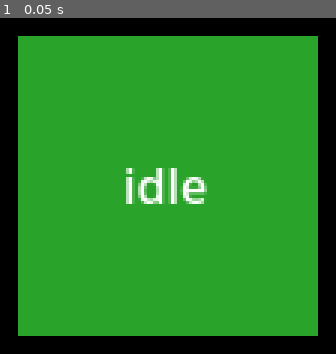
Above: before the commit, frame 1.
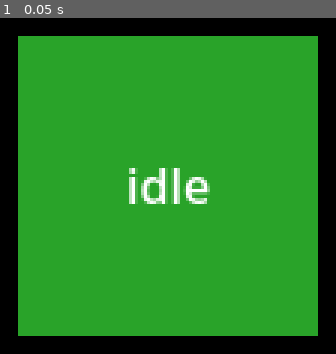
Above: after the commit, the same moment.

Repository: Gopher697/gopher-bot
Game: Godot game, scene res://main.tscn
Two runs of this game, one before a commit and one after it. Both use one fixed random seed, a clock stepped at 60 frames per second and the inputs below.
Inputs:
- Up to frame 1 (0.05 s): no input

The runs differ from the first frame. In frame 1, 1.7% of the frame differs, in the area x 37-63%, y 44-56%.

Commit message:
Fix T73 Godot avatar websocket connection using flask-sock

Diff:
--- a/avatar/main.gd
+++ b/avatar/main.gd
@@ -7,66 +7,60 @@
 @onready var rect: ColorRect = $ColorRect
 
 func _ready() -> void:
-    get_tree().get_root().set_transparent_background(true)
+	get_tree().get_root().set_transparent_background(true)
 
-    # Make window fully click-through
-    DisplayServer.window_set_mouse_passthrough(PackedVector2Array([Vector2(0,0), Vector2(0,0), Vector2(0,0)]))
+	# Make window fully click-through
+	DisplayServer.window_set_mouse_passthrough(PackedVector2Array([Vector2(0,0), Vector2(0,0), Vector2(0,0)]))
 
-    var err = _websocket.connect_to_url("ws://localhost:5000/socket.io/?EIO=4&transport=websocket")
-    if err != OK:
-        print("Failed to initiate WebSocket connection")
+	var err = _websocket.connect_to_url("ws://localhost:5000/avatar-ws")
+	if err != OK:
+		print("Failed to initiate WebSocket connection")
 
 func _process(_delta: float) -> void:
-    _websocket.poll()
-    var state = _websocket.get_ready_state()
+	_websocket.poll()
+	var state = _websocket.get_ready_state()
 
-    if state == WebSocketPeer.STATE_OPEN:
-        if not _connected:
-            _connected = true
-            print("WebSocket Connected!")
+	if state == WebSocketPeer.STATE_OPEN:
+		if not _connected:
+			_connected = true
+			print("WebSocket Connected to /avatar-ws!")
 
-        while _websocket.get_available_packet_count() > 0:
-            var packet = _websocket.get_packet().get_string_from_utf8()
-            _handle_socketio_packet(packet)
+		while _websocket.get_available_packet_count() > 0:
+			var packet = _websocket.get_packet().get_string_from_utf8()
+			_handle_websocket_packet(packet)
 
-    elif state == WebSocketPeer.STATE_CLOSED:
-        _connected = false
+	elif state == WebSocketPeer.STATE_CLOSED:
+		_connected = false
 
-func _handle_socketio_packet(packet: String) -> void:
-    if packet.begins_with("0"):
-        # We connected to EIO, now connect to the /persona namespace
-        _websocket.put_packet("40/persona,".to_utf8_buffer())
-    elif packet.begins_with("42/persona,"):
-        var json_str = packet.substr(11) # after "42/persona,"
-        var json = JSON.new()
-        if json.parse(json_str) == OK:
-            var data = json.data
-            if data is Array and data.size() > 1 and data[0] == "state_update":
-                var payload = data[1]
-                _update_avatar(payload)
+func _handle_websocket_packet(packet: String) -> void:
+	var json = JSON.new()
+	if json.parse(packet) == OK:
+		var data = json.data
+		if data is Dictionary:
+			_update_avatar(data)
 
 func _update_avatar(payload: Dictionary) -> void:
-    var avatar_state = payload.get("state", "idle")
-    var focus_window = payload.get("focus_window", "")
-    state_label.text = avatar_state
+	var avatar_state = payload.get("state", "idle")
+	var focus_window = payload.get("focus_window", "")
+	state_label.text = avatar_state
 
-    match avatar_state:
-        "idle":
-            rect.color = Color(0.5, 0.5, 0.5, 0.8)
-            # pacing, resting, ambient movement
-        "working":
-            rect.color = Color(0.2, 0.6, 1.0, 0.8)
-            # typing, focused activity
-        "thinking":
-            rect.color = Color(0.8, 0.8, 0.2, 0.8)
-            # meditating, slow movement
-        "alert":
-            rect.color = Color(1.0, 0.2, 0.2, 0.8)
-            # startled snap, look around
-        "speaking":
-            rect.color = Color(0.2, 0.8, 0.2, 0.8)
-            # mouth animation, active gesture
+	match avatar_state:
+		"idle":
+			rect.color = Color(0.5, 0.5, 0.5, 0.8)
+			# pacing, resting, ambient movement
+		"working":
+			rect.color = Color(0.2, 0.6, 1.0, 0.8)
+			# typing, focused activity
+		"thinking":
+			rect.color = Color(0.8, 0.8, 0.2, 0.8)
+			# meditating, slow movement
+		"alert":
+			rect.color = Color(1.0, 0.2, 0.2, 0.8)
+			# startled snap, look around
+		"speaking":
+			rect.color = Color(0.2, 0.8, 0.2, 0.8)
+			# mouth animation, active gesture
 
-    if focus_window != "":
-        # Stub: move towards the active window
-        print("Focus shifted to: ", focus_window)
+	if focus_window != "":
+		# Stub: move towards the active window
+		print("Focus shifted to: ", focus_window)
--- a/avatar/main.tscn
+++ b/avatar/main.tscn
@@ -1,22 +1,24 @@
-[gd_scene load_steps=2 format=3]
+[gd_scene format=3 uid="uid://cisbjtu2jktmr"]
 
-[ext_resource type="Script" path="res://main.gd" id="1"]
+[ext_resource type="Script" uid="uid://gnxctr1d30sp" path="res://main.gd" id="1"]
 
-[node name="Main" type="Node2D"]
+[node name="Main" type="Node2D" unique_id=1249671852]
 script = ExtResource("1")
 
-[node name="ColorRect" type="ColorRect" parent="."]
+[node name="ColorRect" type="ColorRect" parent="." unique_id=594908429]
 offset_left = 350.0
 offset_top = 350.0
 offset_right = 450.0
 offset_bottom = 450.0
 color = Color(0.2, 0.8, 0.2, 0.8)
 
-[node name="StateLabel" type="Label" parent="ColorRect"]
+[node name="StateLabel" type="Label" parent="ColorRect" unique_id=788602096]
 layout_mode = 1
 anchors_preset = 15
 anchor_right = 1.0
 anchor_bottom = 1.0
+offset_left = 1.0
+offset_right = 1.0
 grow_horizontal = 2
 grow_vertical = 2
 text = "idle"
--- a/avatar/project.godot
+++ b/avatar/project.godot
@@ -8,17 +8,21 @@
 
 config_version=5
 
+[animation]
+
+compatibility/default_parent_skeleton_in_mesh_instance_3d=true
+
 [application]
 
 config/name="Gopher Avatar"
 run/main_scene="res://main.tscn"
-config/features=PackedStringArray("4.2", "Forward Plus")
+config/features=PackedStringArray("4.6", "Forward Plus")
 
 [display]
 
 window/size/viewport_width=800
 window/size/viewport_height=800
-window/size/transparent=true
 window/size/borderless=true
 window/size/always_on_top=true
+window/size/transparent=true
 window/per_pixel_transparency/allowed=true
Not shown, changed: interface/server.py
Not shown, changed: pyproject.toml
